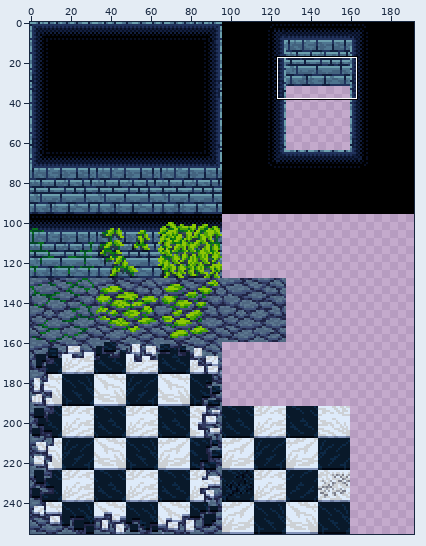
Two states of a sprite sheet, tiles.png. The first picture is a wide view before the edit; the outline marks the close-up.
Close-up. First the earlier version:
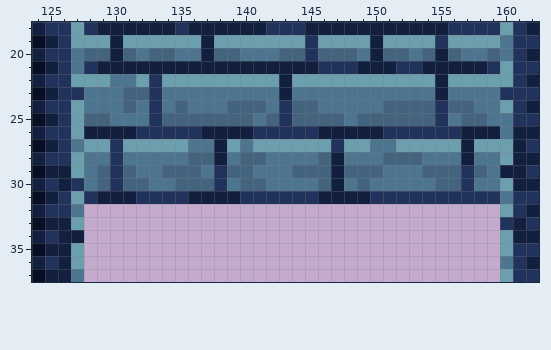
The file is 192x256 pixels. Colours within 5 levels of each other are drawn and written as one. Shown: x 124..162, y 18..37. The commit also changed other parts of the picture, which this record leaves out.
After the commit:
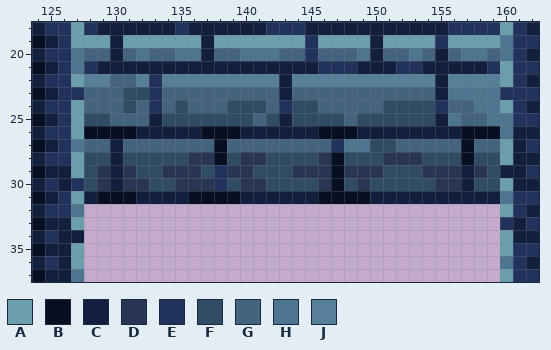
Palette (. is transparent): A #6b9fad  B #080f23  C #121f3f  D #283555  E #21325c  F #304c64  G #43637f  H #4e758f  J #577f99
From old to new:
The author changed colour C to colour B in row 26 at x 128 to 131, 137 to 139, 146 to 148 and 157 to 159; in row 27 at x 138 and 157; in row 28 at x 138, 147 and 157; in rows 29 to 30 at x 147; in row 31 at x 129 to 131, 136 to 139 and 146 to 149.
The author changed colour E to colour C in row 25 at x 133, 143 and 155; in row 26 at x 132 to 136, 141 to 145 and 151 to 156; in rows 27 to 28 at x 130; in rows 29 to 30 at x 130 and 157; in row 31 at x 128, 132 to 135, 140 to 145 and 150 to 159.
The author changed colour G to colour D in row 28 at x 136 to 137, 140 to 141, 146 and 151 to 153; in row 29 at x 129, 131, 134 to 136, 139 to 140, 144 to 146, 148 to 150, 154 to 156 and 158; in row 30 at x 129, 131 to 132, 135 to 137, 140 to 141, 146, 149 and 155 to 156.
The author changed colour G to colour F in row 23 at x 131 to 132; in row 24 at x 131, 135, 139 to 141, 144 to 145 and 151 to 154; in row 25 at x 128 to 129, 134 to 140, 142, 144 to 147 and 149 to 154.
The author changed colour H to colour F in row 27 at x 150 to 151; in row 28 at x 128 to 129, 131 to 135, 139, 142 to 145, 148 to 150, 154 to 156 and 158 to 159; in row 29 at x 128, 132 to 133, 137, 141 to 143, 151 to 153 and 159; in row 30 at x 128, 133 to 134, 139, 142 to 145, 148, 150 to 154 and 158 to 159.
The author changed colour A to colour G in row 27 at x 128 to 129, 131 to 135, 139, 141 to 146, 152 to 156 and 158 to 159.
The author changed colour H to colour G in row 22 at x 130 to 131; in row 23 at x 128 to 130, 134 to 142 and 144 to 154; in row 24 at x 128 to 130, 132, 134, 136 to 138, 142 and 146 to 150; in row 25 at x 130 to 132, 141 and 148; in row 27 at x 136 to 137 and 140.
The author changed colour A to colour H in row 27 at x 148 to 149.
The author changed colour A to colour J in row 22 at x 128 to 129, 132, 134 to 142, 144 to 154 and 156 to 159.
